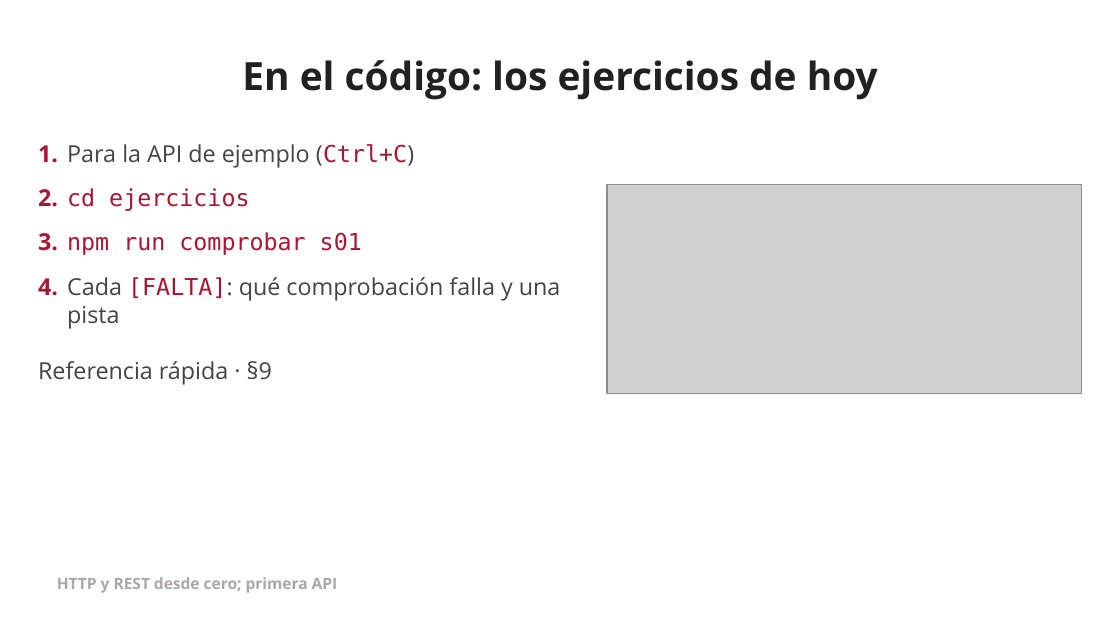
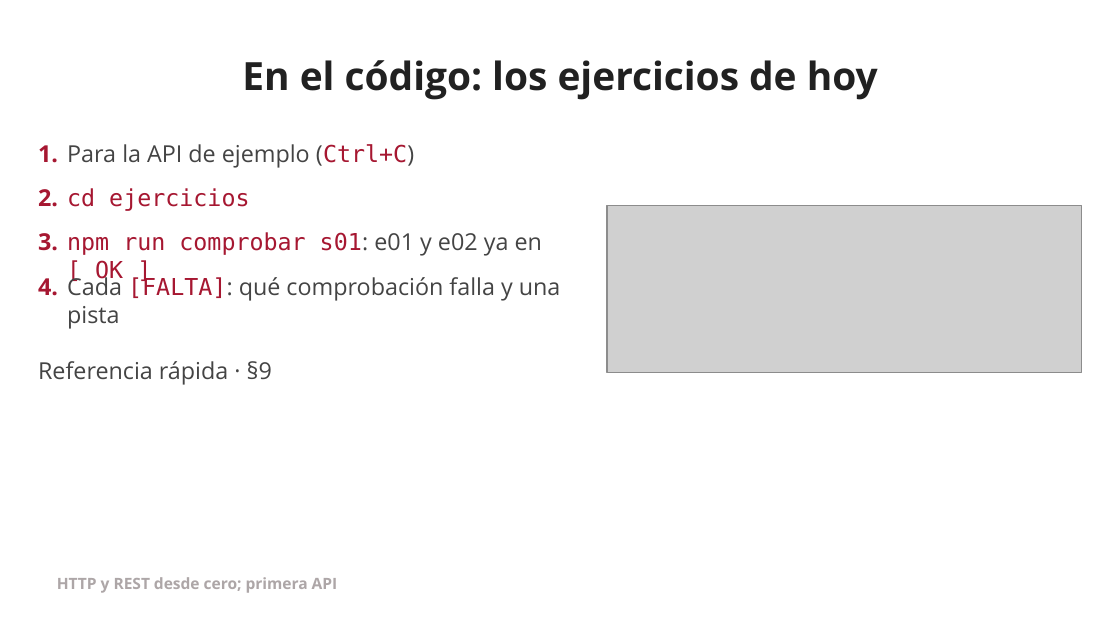
Before and after one commit to jserranof/formacion-openapi-jserranof, a slide deck: slide 46 of docs/sesiones/presentaciones/s01-presentacion.pptx. Drawn at 1120x630 pixels with LibreOffice and Linux fonts; fonts in the diff are those of the drawing; grey boxes stand for pictures; background and template pictures are left out. Boxes give left, top, right and bottom in pixels: in the first picture for what was removed or moved away, otherwise in the second. Text is boxed around its words. In the diff, an @@ line names an element or a change of style, - is before the commit and + after.

```diff
--- a/docs/sesiones/presentaciones/s01-presentacion.pptx
+++ b/docs/sesiones/presentaciones/s01-presentacion.pptx
@@ picture: place and size @@
-picture at box(607, 185, 1082, 394)
+picture at box(607, 205, 1082, 372)
@@ text at box(67, 232, 542, 256): text changed @@
-npm run comprobar s01
+npm run comprobar s01: e01 y e02 ya en [ OK ]
```
Also in this commit, not shown: 8 other slides changed, 21 other files.
